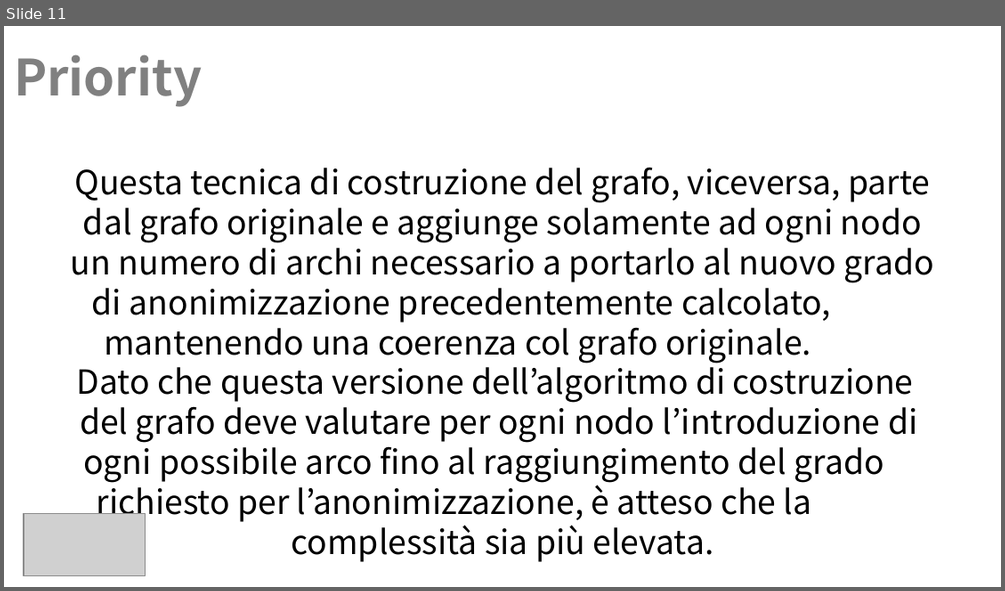
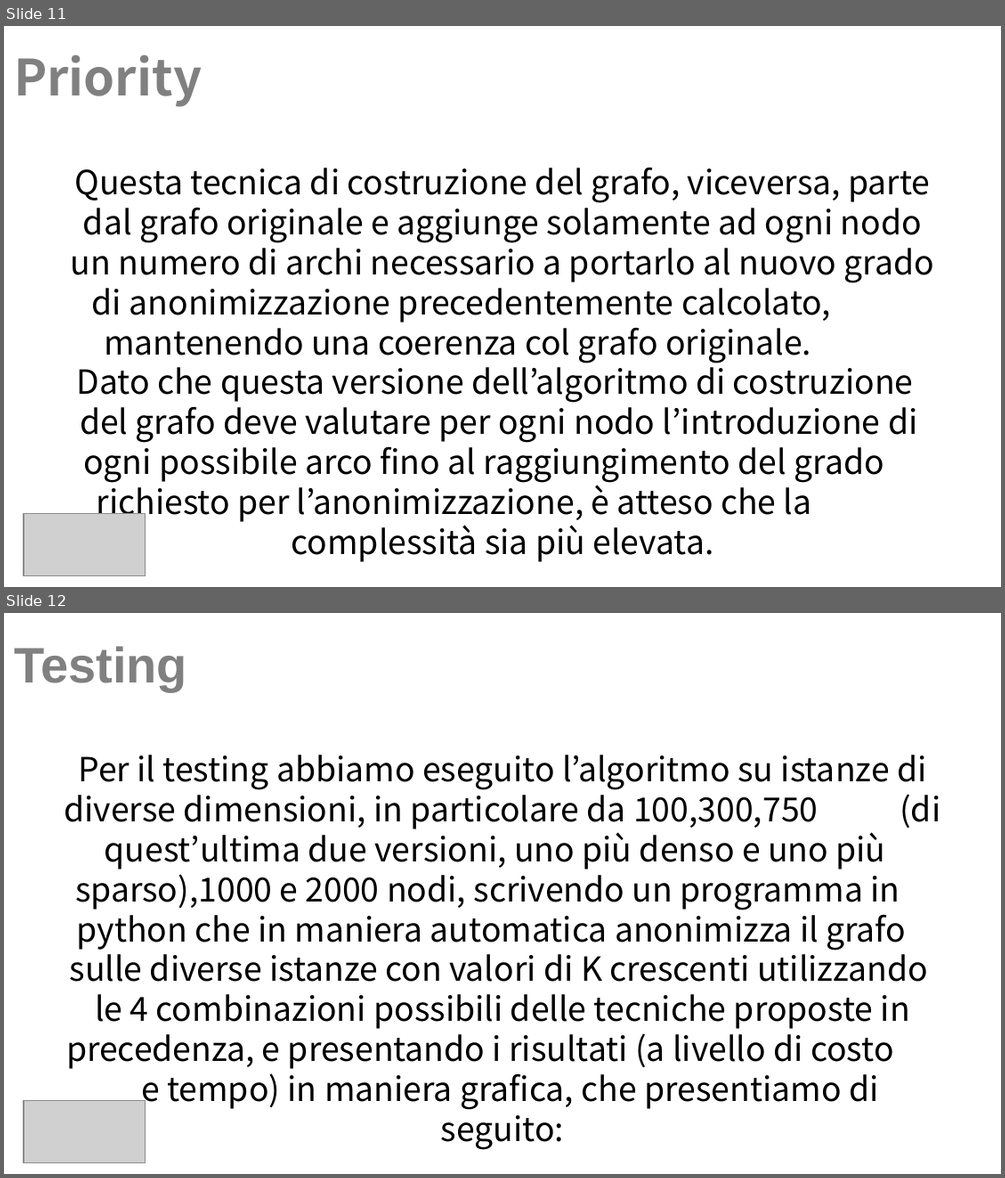
Before and after one commit to Navypowder/DP-P-project, a slide deck: Presentation/Towards_Identity_Anonymization_on_graph(K-degree anonymization).pptx. Shown one above the other, each under a label of ours: slide 11 before the commit, slides 11 and 12 after it. The pictures are 1005x591 and 1005x1178 pixels, drawn with LibreOffice and Linux fonts; fonts in the diff are those of the drawing; grey boxes stand for pictures; background and template pictures are left out. Boxes give left, top, right and bottom in pixels: in the first picture for what was removed or moved away, otherwise in the second. Text is boxed around its words. In the diff, an @@ line names an element or a change of style, - is before the commit and + after.

```diff
--- a/Presentation/Towards_Identity_Anonymization_on_graph(K-degree anonymization).pptx
+++ b/Presentation/Towards_Identity_Anonymization_on_graph(K-degree anonymization).pptx
@@ slide 12 added at [4, 613, 1001, 1174], background picture (left out) @@
@@ title added at [14, 646, 187, 691], 36 pt, text #808080, bold @@
+Testing
@@ text added at [65, 755, 940, 1110], 24 pt, text #000000 @@
+Per il testing abbiamo eseguito l’algoritmo su istanze di diverse dimensioni, in particolare da 100,300,750 (di quest’ultima due versioni, uno più denso e uno più sparso),1000 e 2000 nodi, scrivendo un programma in python che in maniera automatica anonimizza il grafo sulle diverse istanze con valori di K crescenti utilizzando le 4 combinazioni possibili delle tecniche proposte in precedenza, e presentando i risultati (a livello di costo e tempo) in maniera grafica, che presentiamo di seguito:
@@ picture added at [24, 1101, 146, 1163] @@
```
Also in this commit, not shown: 10 other slides added, 3 slides removed.
